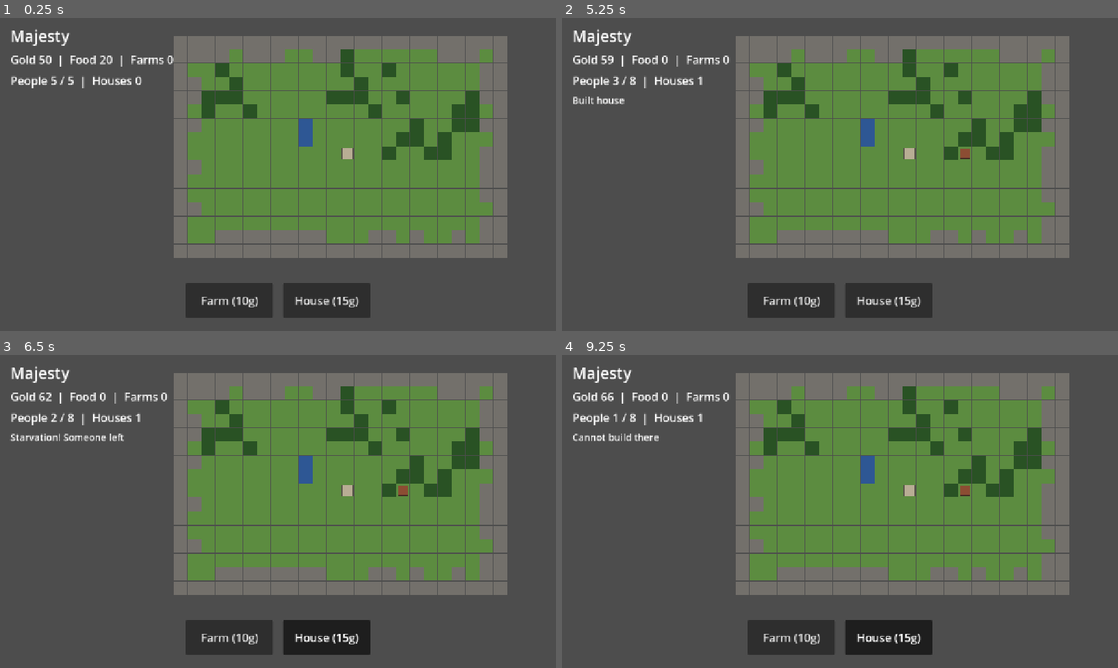
Above: before the commit, frames 1-4 (two rows, left to right).
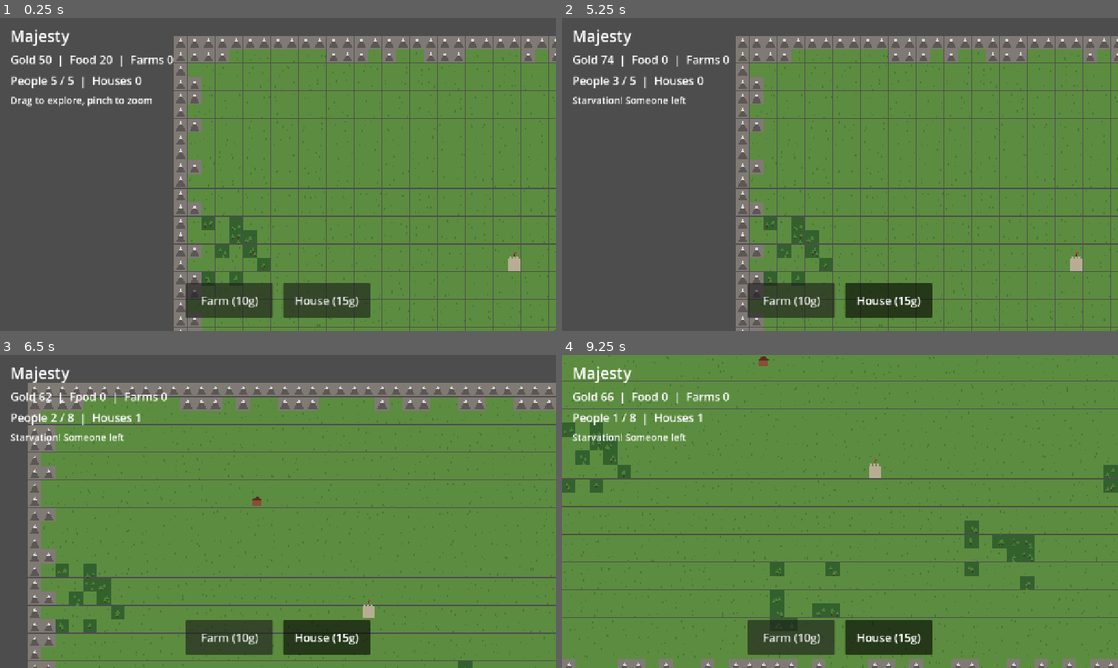
Above: after the commit, the same moments.

Repository: mungewrath/realm-builder
Game: Godot game, scene res://scenes/main.tscn
The game is run twice, just before and just after one commit, with the same random seed, the same clock (stepped at 60 frames per second) and the same inputs.
Inputs (mouse positions are in pixels of both pictures, inside the frame that each line leads up to):
- Up to frame 1 (0.25 s): no input
- Up to frame 2 (5.25 s): click "Farm (10g)" at 0.5 s; click "House (15g)" at 1.25 s; click "Farm (10g)" at 2 s; click "House (15g)" at 2.75 s; click "Farm (10g)" at 3.5 s; click "House (15g)" at 4.25 s; move the mouse to (962, 158) at 5.02 s; click (962, 158) at 5.17 s
- Up to frame 3 (6.5 s): tap Enter at 5.75 s; drag from (166, 527) to (250, 574) at 5.77 s
- Up to frame 4 (9.25 s): tap Space at 6.5, 8 s; move the mouse to (895, 442) at 6.52 s; click (895, 442) at 6.67 s; tap Enter at 7.25, 8.75 s; drag from (812, 574) to (673, 464) at 7.27 s; move the mouse to (1006, 558) at 8.02 s; click (1006, 558) at 8.17 s; drag from (673, 464) to (756, 433) at 8.77 s

The runs differ from the first frame. In frame 1, 32% of the frame differs, in the area x 2-100%, y 5-100%; in frame 2, 31%; in frame 3, 60%; in frame 4, 74%, in the area x 0-100%, y 0-100%.

Commit message:
map bigger

Diff:
--- a/scripts/main.gd
+++ b/scripts/main.gd
@@ -48,7 +48,7 @@
 func _refresh() -> void:
 	res_label.text = "Gold %d  |  Food %d  |  Farms %d" % [sim.gold, sim.food, sim.farms]
 	pop_label.text = "People %d / %d  |  Houses %d" % [sim.pop, sim.pop_cap, sim.houses]
-	event_label.text = sim.last_event
+	event_label.text = sim.last_event if sim.last_event != "" else "Drag to explore, pinch to zoom"
 	farm_button.set_pressed_no_signal(build_mode == "farm")
 	house_button.set_pressed_no_signal(build_mode == "house")
 	farm_button.disabled = sim.gold < sim.BUILD_COSTS.farm
--- a/scripts/map_view.gd
+++ b/scripts/map_view.gd
@@ -3,12 +3,16 @@
 signal tile_clicked(p: Vector2i)
 
 const TILE := 32
+const MIN_SCALE := 0.6
+const MAX_SCALE := 2.5
+const TAP_SLOP := 14.0
+const EDGE_SLACK := 64.0
 
 const TERRAIN_COLORS := {
 	0: Color(0.36, 0.55, 0.25),
-	1: Color(0.16, 0.32, 0.14),
+	1: Color(0.2, 0.38, 0.18),
 	2: Color(0.18, 0.34, 0.58),
-	3: Color(0.45, 0.44, 0.42),
+	3: Color(0.5, 0.48, 0.46),
 }
 
 const BUILDING_COLORS := {
@@ -20,6 +24,16 @@
 var world
 var buildings := {}
 
+var _mouse_down := false
+var _mouse_moved := false
+var _last_screen := Vector2.ZERO
+var _press_screen := Vector2.ZERO
+var _touches := {}
+var _tap_index := -1
+var _tap_pos := Vector2.ZERO
+var _tap_valid := false
+var _pinch_dist := 0.0
+
 func setup(w, buildings_ref: Dictionary) -> void:
 	world = w
 	buildings = buildings_ref
@@ -28,11 +42,105 @@
 func _unhandled_input(event: InputEvent) -> void:
 	if world == null:
 		return
-	if event is InputEventMouseButton and event.pressed and event.button_index == MOUSE_BUTTON_LEFT:
-		var local := to_local(event.position)
-		var p := Vector2i(floori(local.x / TILE), floori(local.y / TILE))
-		if world.in_bounds(p):
-			tile_clicked.emit(p)
+	if event is InputEventScreenTouch:
+		_handle_touch(event)
+	elif event is InputEventScreenDrag:
+		_handle_drag(event)
+	elif event is InputEventMouseButton and event.device != InputEvent.DEVICE_ID_EMULATION:
+		_handle_mouse_button(event)
+	elif event is InputEventMouseMotion and event.device != InputEvent.DEVICE_ID_EMULATION:
+		_handle_mouse_motion(event)
+
+func _handle_mouse_button(event: InputEventMouseButton) -> void:
+	if event.button_index != MOUSE_BUTTON_LEFT:
+		return
+	if event.pressed:
+		_mouse_down = true
+		_mouse_moved = false
+		_press_screen = event.position
+		_last_screen = event.position
+	elif _mouse_down:
+		_mouse_down = false
+		if not _mouse_moved:
+			_tap(event.position)
+
+func _handle_mouse_motion(event: InputEventMouseMotion) -> void:
+	if not _mouse_down:
+		return
+	var delta := event.position - _last_screen
+	_last_screen = event.position
+	if _press_screen.distance_to(event.position) > TAP_SLOP:
+		_mouse_moved = true
+	if _mouse_moved:
+		_pan(delta)
+
+func _handle_touch(event: InputEventScreenTouch) -> void:
+	if event.pressed:
+		_touches[event.index] = event.position
+		if _touches.size() == 1:
+			_tap_index = event.index
+			_tap_pos = event.position
+			_tap_valid = true
+		elif _touches.size() == 2:
+			_tap_valid = false
+			_pinch_dist = _pinch_distance()
+	else:
+		_touches.erase(event.index)
+		_pinch_dist = 0.0 if _touches.size() < 2 else _pinch_dist
+		if _touches.is_empty() and _tap_valid and event.index == _tap_index:
+			_tap(_tap_pos)
+
+func _handle_drag(event: InputEventScreenDrag) -> void:
+	_touches[event.index] = event.position
+	if _touches.size() >= 2:
+		var d := _pinch_distance()
+		if _pinch_dist > 0.0 and d > 0.0:
+			var pts := _touches.values()
+			_zoom_at((pts[0] + pts[1]) / 2.0, d / _pinch_dist)
+		_pinch_dist = d
+	else:
+		_tap_valid = false
+		_pan(event.relative)
+
+func _tap(screen_pos: Vector2) -> void:
+	var local := to_local(screen_pos)
+	var p := Vector2i(floori(local.x / TILE), floori(local.y / TILE))
+	if world.in_bounds(p):
+		tile_clicked.emit(p)
+
+func _pan(screen_delta: Vector2) -> void:
+	position += screen_delta
+	_clamp_position()
+
+func _zoom_at(screen_point: Vector2, factor: float) -> void:
+	var local := to_local(screen_point)
+	var s: float = clampf(scale.x * factor, MIN_SCALE, MAX_SCALE)
+	scale = Vector2(s, s)
+	position = screen_point - local * s
+	_clamp_position()
+
+func _clamp_position() -> void:
+	if world == null:
+		return
+	var view := get_viewport_rect().size
+	var content := Vector2(world.SIZE_X, world.SIZE_Y) * TILE * scale.x
+	position.x = _clamp_axis(position.x, content.x, view.x)
+	position.y = _clamp_axis(position.y, content.y, view.y)
+
+func _clamp_axis(pos: float, content: float, view: float) -> float:
+	if content + EDGE_SLACK * 2.0 < view:
+		var center := (view - content) / 2.0
+		return clampf(pos, center - EDGE_SLACK, center + EDGE_SLACK)
+	return clampf(pos, view - content - EDGE_SLACK, EDGE_SLACK)
+
+func _pinch_distance() -> float:
+	var pts := _touches.values()
+	if pts.size() < 2:
+		return 0.0
+	return pts[0].distance_to(pts[1])
+
+func _hash(x: int, y: int, n: int) -> float:
+	return fposmod(float((x * 73856093) ^ (y * 19349663) ^ (n * 83492791)) / 1000.0, 1.0)
 
 func _draw() -> void:
 	if world == null:
@@ -40,11 +148,71 @@
 	for x in world.SIZE_X:
 		for y in world.SIZE_Y:
 			var t: int = world.tiles[y * world.SIZE_X + x]
-			draw_rect(Rect2(x * TILE, y * TILE, TILE - 1, TILE - 1), TERRAIN_COLORS[t])
+			var origin := Vector2(x * TILE, y * TILE)
+			draw_rect(Rect2(origin, Vector2(TILE - 1, TILE - 1)), TERRAIN_COLORS[t])
+			match t:
+				0:
+					_draw_grass(origin, x, y)
+				1:
+					_draw_forest(origin, x, y)
+				2:
+					_draw_water(origin, x, y)
+				3:
+					_draw_mountain(origin, x, y)
 	for p in buildings:
-		var kind: String = buildings[p]
-		if BUILDING_COLORS.has(kind):
-			var c: Color = BUILDING_COLORS[kind]
-			var size := TILE - 6 if kind == "castle" else TILE - 10
-			draw_rect(Rect2(p.x * TILE + (TILE - size) / 2.0, p.y * TILE + (TILE - size) / 2.0, size, size), c)
-			draw_rect(Rect2(p.x * TILE + (TILE - size) / 2.0, p.y * TILE + (TILE - size) / 2.0, size, size), Color(0.1, 0.1, 0.1, 0.6), false, 1.0)
+		_draw_building(p, buildings[p])
+
+func _draw_grass(origin: Vector2, x: int, y: int) -> void:
+	var dark := Color(0.28, 0.46, 0.2)
+	for n in 2:
+		var px := origin + Vector2(_hash(x, y, n) * (TILE - 8) + 4, _hash(x, y, n + 10) * (TILE - 8) + 4)
+		draw_rect(Rect2(px, Vector2(2, 4)), dark)
+
+func _draw_forest(origin: Vector2, x: int, y: int) -> void:
+	for n in 3:
+		var px := origin + Vector2(_hash(x, y, n) * (TILE - 12) + 4, _hash(x, y, n + 5) * (TILE - 14) + 6)
+		draw_rect(Rect2(px + Vector2(2, 8), Vector2(2, 4)), Color(0.3, 0.2, 0.1))
+		var crown := PackedVector2Array([
+			px + Vector2(3, 0), px + Vector2(-1, 8), px + Vector2(7, 8),
+		])
+		draw_colored_polygon(crown, Color(0.3, 0.5, 0.22))
+
+func _draw_water(origin: Vector2, x: int, y: int) -> void:
+	var light := Color(0.3, 0.48, 0.7)
+	for n in 2:
+		var py := origin + Vector2(4 + _hash(x, y, n) * 8, 8 + n * 10)
+		draw_line(py, py + Vector2(10 + _hash(x, y, n + 3) * 8, 0), light, 2.0)
+
+func _draw_mountain(origin: Vector2, x: int, y: int) -> void:
+	var base := Vector2(origin.x + TILE / 2.0, origin.y + TILE - 4)
+	var peak := PackedVector2Array([
+		base + Vector2(0, -22), base + Vector2(-11, 0), base + Vector2(11, 0),
+	])
+	draw_colored_polygon(peak, Color(0.36, 0.34, 0.33))
+	var cap := PackedVector2Array([
+		base + Vector2(0, -22), base + Vector2(-4, -14), base + Vector2(4, -14),
+	])
+	draw_colored_polygon(cap, Color(0.85, 0.85, 0.85))
+
+func _draw_building(p: Vector2i, kind: String) -> void:
+	var origin := Vector2(p.x * TILE, p.y * TILE)
+	match kind:
+		"farm":
+			draw_rect(Rect2(origin + Vector2(4, 10), Vector2(TILE - 8, TILE - 16)), BUILDING_COLORS[kind])
+			draw_rect(Rect2(origin + Vector2(4, 14), Vector2(TILE - 8, 3)), Color(0.55, 0.75, 0.3))
+			draw_rect(Rect2(origin + Vector2(4, 20), Vector2(TILE - 8, 3)), Color(0.55, 0.75, 0.3))
+		"house":
+			draw_rect(Rect2(origin + Vector2(6, 14), Vector2(TILE - 12, TILE - 18)), BUILDING_COLORS[kind])
+			var roof := PackedVector2Array([
+				origin + Vector2(TILE / 2.0, 4), origin + Vector2(4, 15), origin + Vector2(TILE - 4, 15),
+			])
+			draw_colored_polygon(roof, Color(0.35, 0.18, 0.12))
+		"castle":
+			draw_rect(Rect2(origin + Vector2(2, 2), Vector2(TILE - 4, TILE - 4)), BUILDING_COLORS[kind])
+			for n in 3:
+				draw_rect(Rect2(origin + Vector2(4 + n * 8, -2), Vector2(5, 6)), BUILDING_COLORS[kind])
+			draw_line(origin + Vector2(TILE / 2.0, -4), origin + Vector2(TILE / 2.0, -14), Color(0.2, 0.2, 0.2), 2.0)
+			var flag := PackedVector2Array([
+				origin + Vector2(TILE / 2.0, -14), origin + Vector2(TILE / 2.0 + 8, -11), origin + Vector2(TILE / 2.0, -8),
+			])
+			draw_colored_polygon(flag, Color(0.75, 0.2, 0.2))
--- a/scripts/world.gd
+++ b/scripts/world.gd
@@ -3,8 +3,8 @@
 const WATER := 2
 const MOUNTAIN := 3
 
-const SIZE_X := 24
-const SIZE_Y := 16
+const SIZE_X := 48
+const SIZE_Y := 32
 
 var tiles := PackedByteArray()
 var rng := RandomNumberGenerator.new()
Not shown, changed: implementation-plan.md
